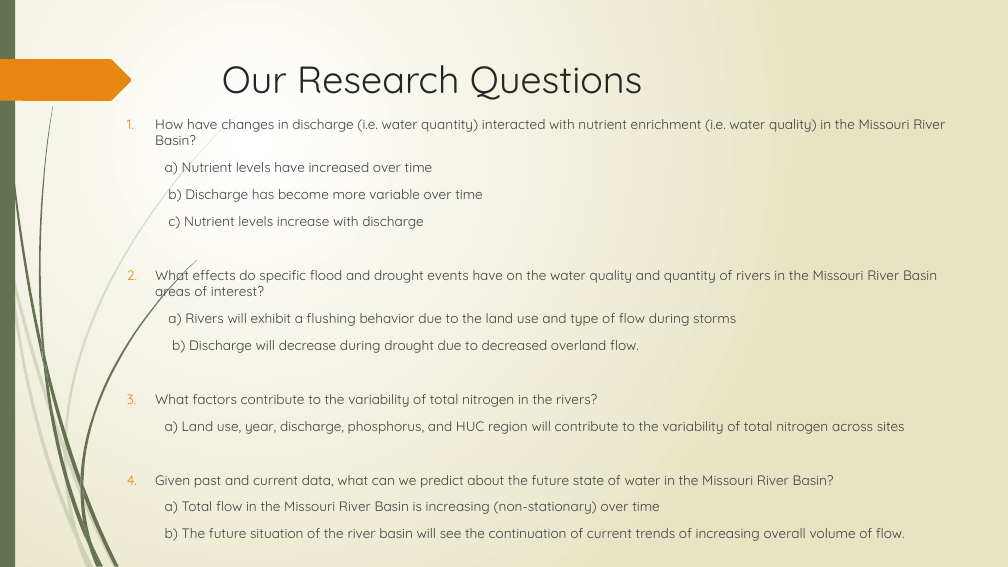
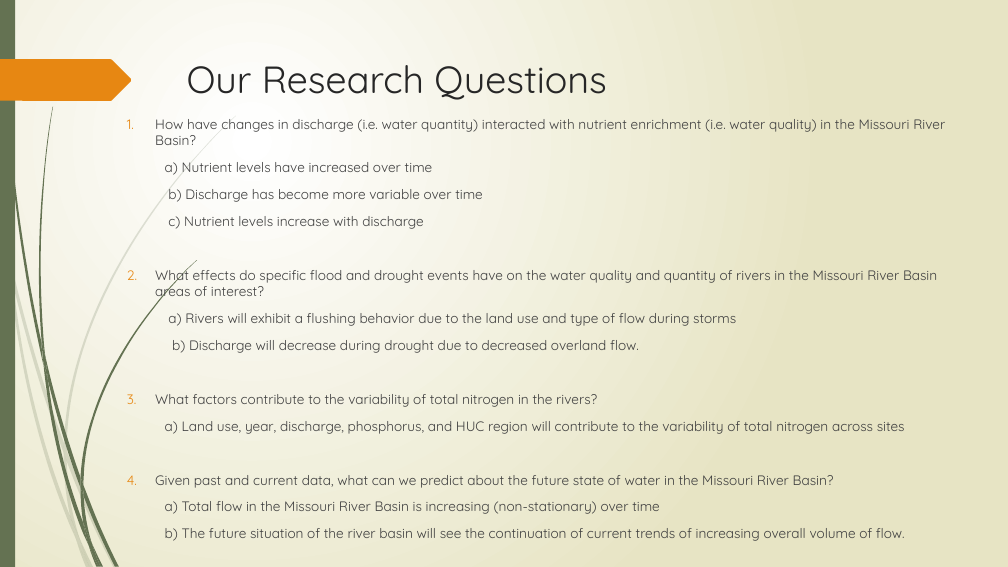
Before and after one commit to forkhala/Hydrologic_Data_Analysis_Final_Proj, a slide deck: slide 3 of TeamDocs/Examining the Hydrologic Properties of the Missouri River.pptx. Drawn at 1008x567 pixels with LibreOffice and Linux fonts; fonts in the diff are those of the drawing. Boxes give left, top, right and bottom in pixels: in the first picture for what was removed or moved away, otherwise in the second. Text is boxed around its words. In the diff, an @@ line names an element or a change of style, - is before the commit and + after.

```diff
--- a/TeamDocs/Examining the Hydrologic Properties of the Missouri River.pptx
+++ b/TeamDocs/Examining the Hydrologic Properties of the Missouri River.pptx
@@ title "Our Research Questions": place and size @@
-title "Our Research Questions" at [222,65,642,100]
+title "Our Research Questions" at [187,65,606,100]
```
Also in this commit, not shown: 5 other slides changed.
